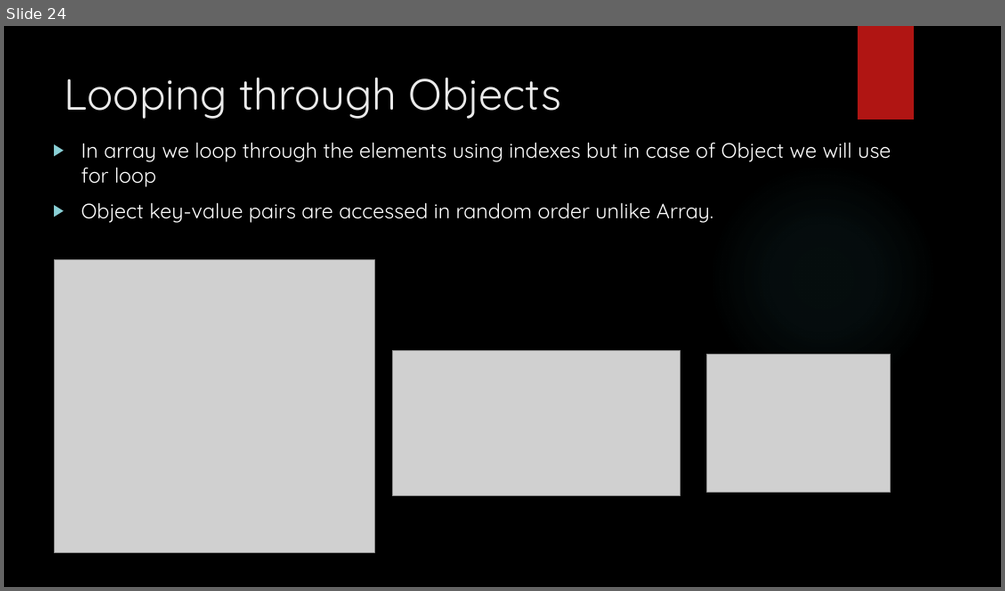
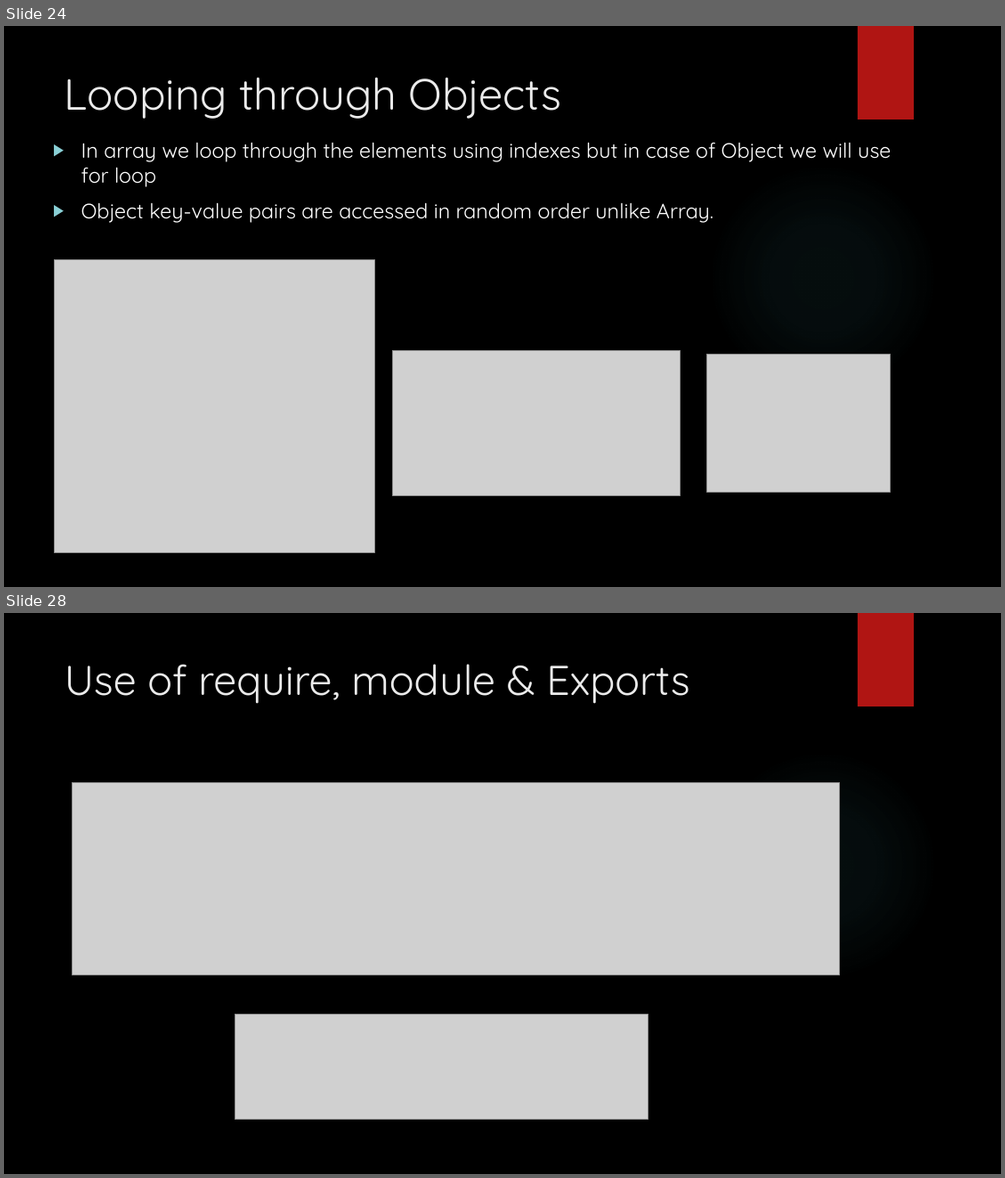
Before and after one commit to git-chinmay/my-JavaScript, a slide deck: JAVASCRPT.pptx. Shown one above the other, each under a label of ours: slide 24 before the commit, slides 24 and 28 after it; the slides between them are not shown. The pictures are 1005x591 and 1005x1178 pixels, drawn with LibreOffice and Linux fonts; fonts in the diff are those of the drawing; grey boxes stand for pictures; background and template pictures are left out. Boxes give left, top, right and bottom in pixels: in the first picture for what was removed or moved away, otherwise in the second. Text is boxed around its words. In the diff, an @@ line names an element or a change of style, - is before the commit and + after.

```diff
--- a/JAVASCRPT.pptx
+++ b/JAVASCRPT.pptx
@@ slide 28 added at (x1=4, y1=613, x2=1001, y2=1174), background picture (left out); not listed: 2 template elements that a slide beside it also shows @@
@@ title added at (x1=65, y1=664, x2=689, y2=704), 40 pt, text #EBEBEB @@
+Use of require, module & Exports
@@ picture added at (x1=72, y1=783, x2=840, y2=975) @@
@@ picture added at (x1=235, y1=1014, x2=647, y2=1119) @@
```
Also in this commit, not shown: 5 other slides added.
